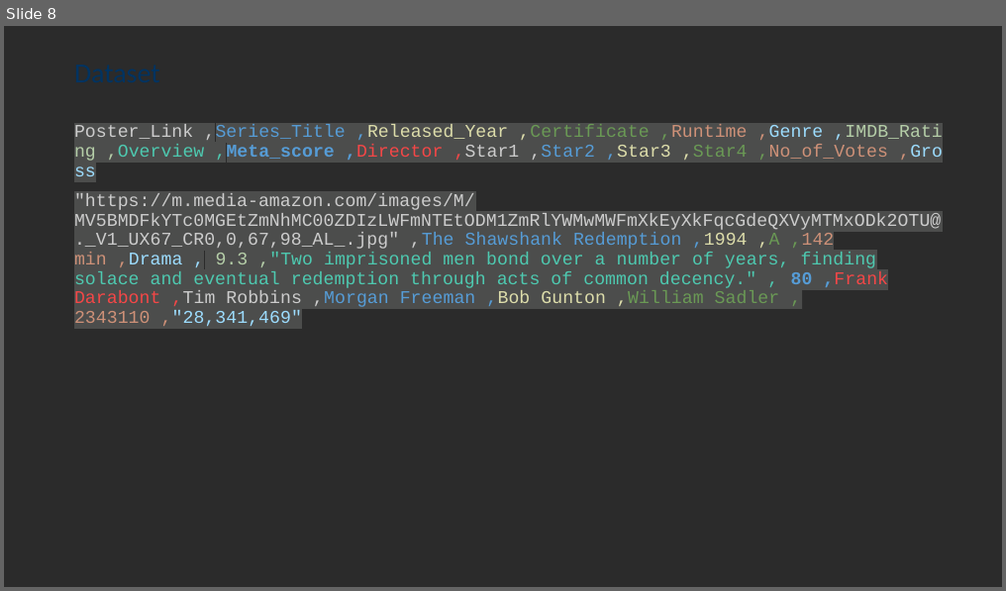
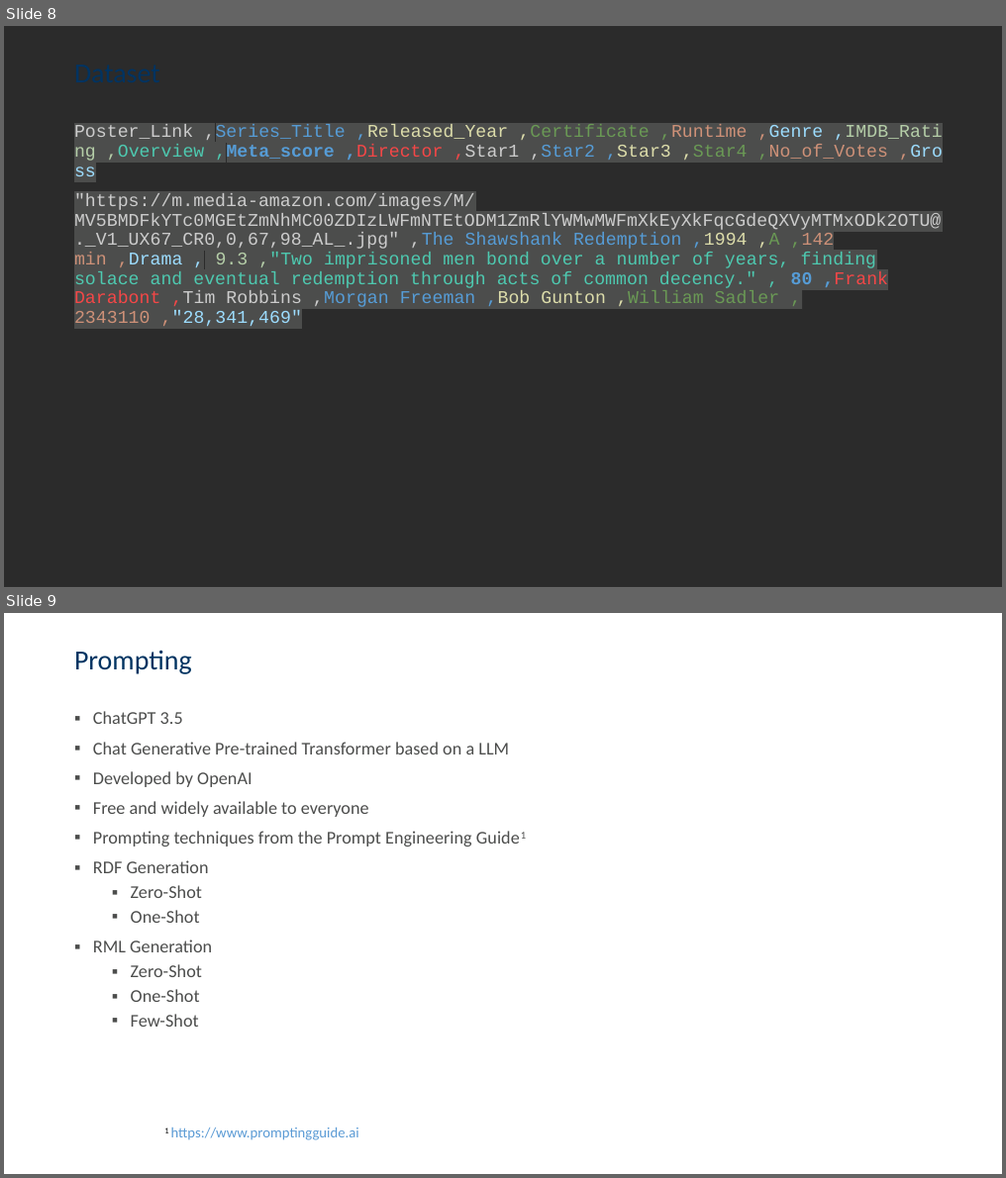
Before and after one commit to csaw5866/smartData, a slide deck: Presentation/final.pptx. Shown one above the other, each under a label of ours: slide 8 before the commit, slides 8 and 9 after it. The pictures are 1006x591 and 1006x1178 pixels, drawn with LibreOffice and Linux fonts; fonts in the diff are those of the drawing; background and template pictures are left out; a plain dark background stands for a picture behind light text. Boxes give left, top, right and bottom in pixels: in the first picture for what was removed or moved away, otherwise in the second. Text is boxed around its words. In the diff, an @@ line names an element or a change of style, - is before the commit and + after.

```diff
--- a/Presentation/final.pptx
+++ b/Presentation/final.pptx
@@ slide 9 added at box(4, 613, 1002, 1174), background picture (left out) @@
@@ title added at box(74, 650, 192, 674), 26.7 pt, text #003361 @@
+Prompting
@@ text added at box(93, 711, 509, 1027), 17.3 pt, text #4C4D4C @@
+▪ ChatGPT 3.5
+▪ Chat Generative Pre-trained Transformer based on a LLM
+▪ Developed by OpenAI
+▪ Free and widely available to everyone
+▪ Prompting techniques from the Prompt Engineering Guide1
+▪ RDF Generation
+  ▪ Zero-Shot
+  ▪ One-Shot
+▪ RML Generation
+  ▪ Zero-Shot
+  ▪ One-Shot
+  ▪ Few-Shot
@@ text added at box(164, 1128, 359, 1141), 14 pt, text #5B9BD5 @@
+1 https://www.promptingguide.ai
```
Also in this commit, not shown: 3 other slides added.
